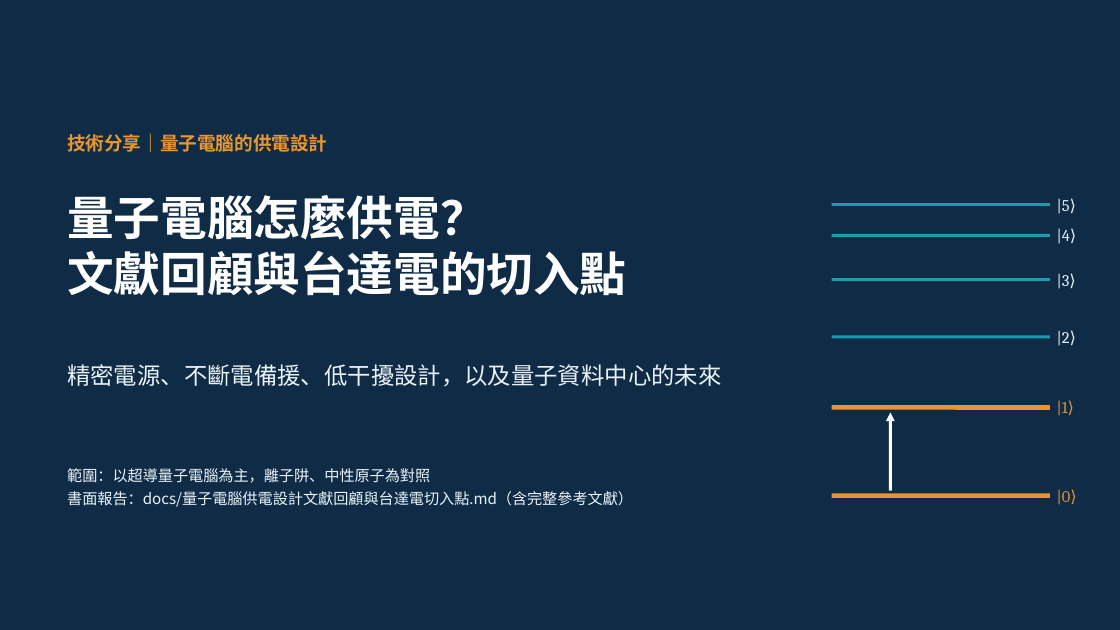
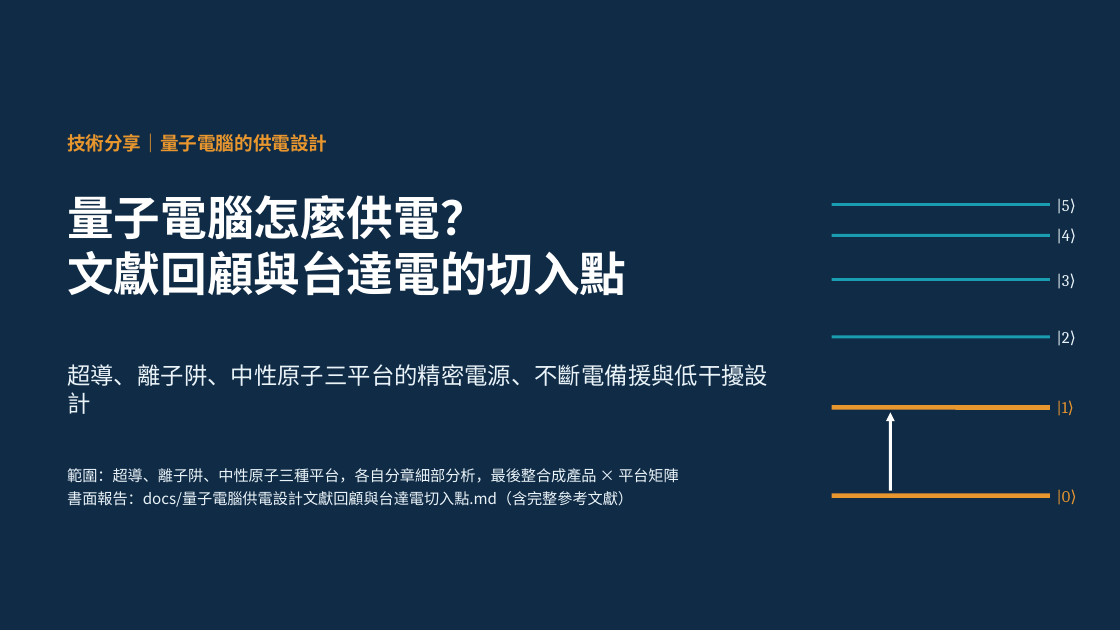
Before and after one commit to pcpcchen-coder/QuantumComputing, a slide deck: slide 1 of slides/output/qc-power-supply-delta.pptx. Drawn at 1120x630 pixels with LibreOffice and Linux fonts; fonts in the diff are those of the drawing. Boxes give left, top, right and bottom in pixels: in the first picture for what was removed or moved away, otherwise in the second. Text is boxed around its words. In the diff, an @@ line names an element or a change of style, - is before the commit and + after.

```diff
--- a/slides/output/qc-power-supply-delta.pptx
+++ b/slides/output/qc-power-supply-delta.pptx
@@ text at [67, 364, 768, 414]: text changed @@
-精密電源、不斷電備援、低干擾設計，以及量子資料中心的未來
+超導、離子阱、中性原子三平台的精密電源、不斷電備援與低干擾設計
@@ text at [67, 468, 679, 483]: text changed @@
-範圍：以超導量子電腦為主，離子阱、中性原子為對照
+範圍：超導、離子阱、中性原子三種平台，各自分章細部分析，最後整合成產品 × 平台矩陣
```
Also in this commit, not shown: 6 other slides changed, 20 slides added, 4 slides removed, 5 other files.
